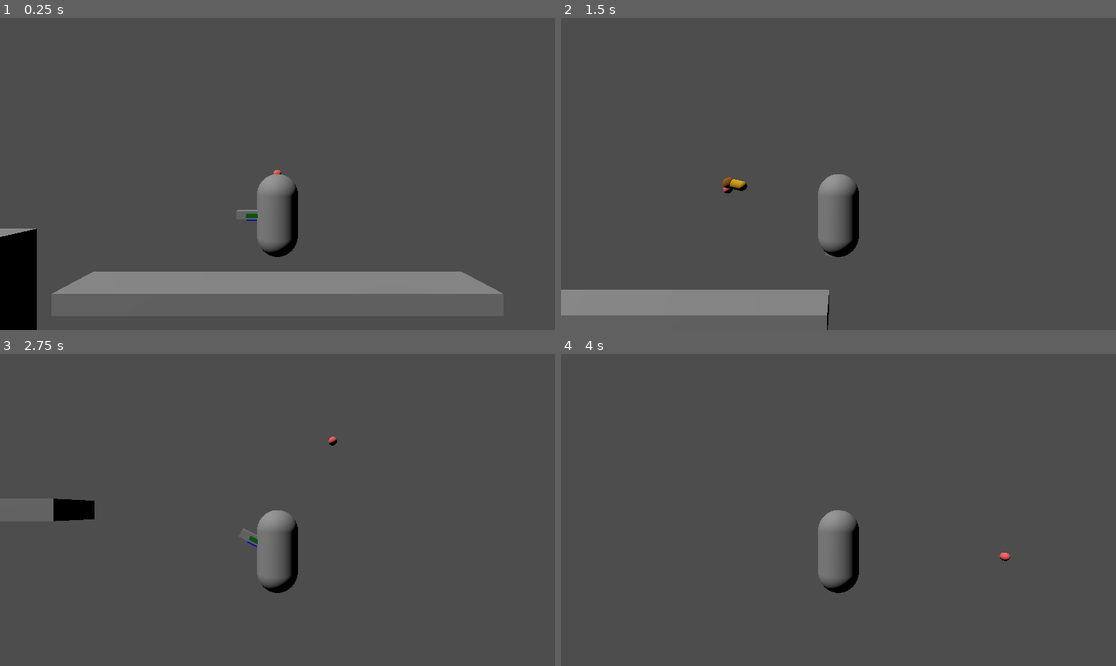
Above: before the commit, frames 1-4 (two rows, left to right).
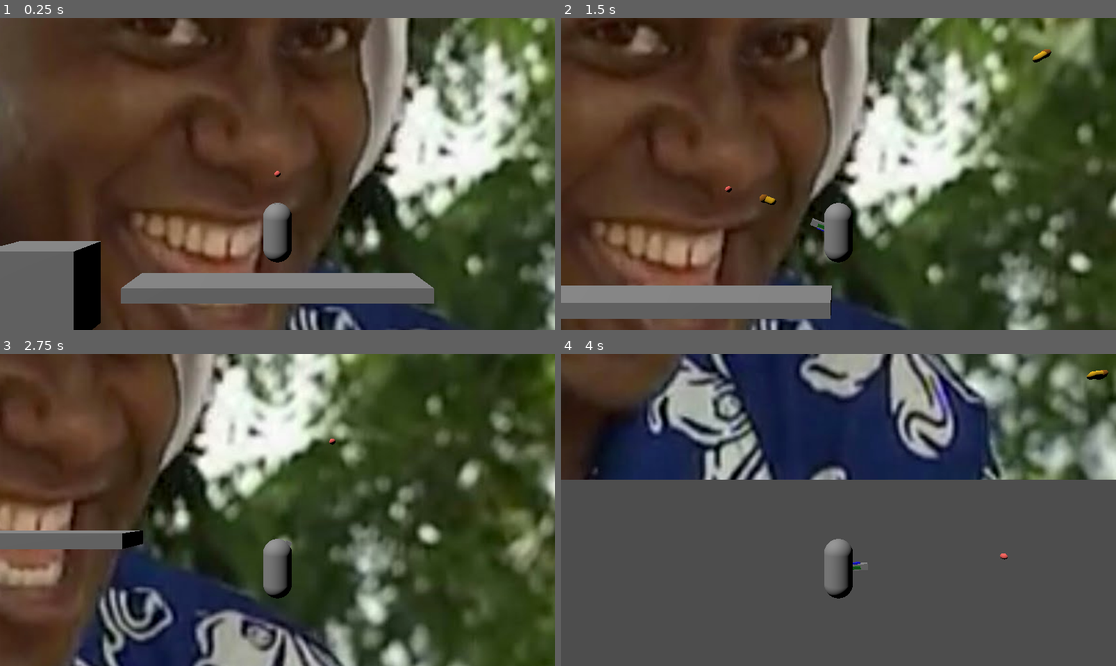
Above: after the commit, the same moments.

Repository: kzzss/ProjectBolt
Game: Godot game, scene res://Scenes/main.tscn
The game is run twice, just before and just after one commit, with the same random seed, the same clock (stepped at 60 frames per second) and the same inputs.
Inputs (mouse positions are in pixels of both pictures, inside the frame that each line leads up to):
- Up to frame 1 (0.25 s): no input
- Up to frame 2 (1.5 s): move the mouse to (960, 158) at 0.52 s; hold D (right) 0.53-1.28 s; click (960, 158) at 0.6 s; tap Space (jump) at 0.77 s; move the mouse to (727, 189) at 1.27 s; hold S (down) from 1.28 s (still down); click (727, 189) at 1.35 s
- Up to frame 3 (2.75 s): tap Space (jump) at 1.52 s; move the mouse to (333, 441) at 2.02 s; release S (down) at 2.03 s; hold D (right) from 2.03 s (still down); click (333, 441) at 2.1 s
- Up to frame 4 (4 s): move the mouse to (810, 572) at 2.77 s; release D (right) at 2.78 s; hold W (up) 2.78-3.53 s; click (810, 572) at 2.85 s; tap Space (jump) at 3.02, 3.77 s; move the mouse to (1005, 556) at 3.52 s; hold A (left) from 3.53 s (still down); click (1005, 556) at 3.6 s

The runs differ from the first frame. In frame 1, 90% of the frame differs, in the area x 0-100%, y 0-100%; in frame 2, 93%; in frame 3, 92%; in frame 4, 38%.

Commit message:
added jetpack and rotation fix

Diff:
--- a/ProjectBolt/Misc/small_projectile.tscn
+++ b/ProjectBolt/Misc/small_projectile.tscn
@@ -23,14 +23,15 @@
 speed = 50
 
 [node name="CollisionShape3D" type="CollisionShape3D" parent="."]
-shape = SubResource("BoxShape3D_cic1j")
+shape = SubResource("BoxShape3D_qh10n")
 
 [node name="MeshInstance3D" type="MeshInstance3D" parent="."]
 transform = Transform3D(0.8, 0, 0, 0, -3.49691e-08, -0.8, 0, 0.8, -3.49691e-08, 0, 0, 0.624)
-mesh = SubResource("CapsuleMesh_0c3t4")
+mesh = SubResource("CapsuleMesh_gh7u5")
 
-[node name="MeshInstance3D" type="MeshInstance3D" parent="MeshInstance3D"]
-transform = Transform3D(1.2, 0, 0, 0, 1.2, 0, 0, 0, 1.2, 0, -0.786104, 3.43617e-08)
-mesh = SubResource("SphereMesh_wqq0x")
+[node name="MeshInstance3D2" type="MeshInstance3D" parent="."]
+transform = Transform3D(0.96, 0, 0, 0, -4.19629e-08, -0.96, 0, 0.96, -4.19629e-08, 0, -1.77636e-15, -0.00488323)
+mesh = SubResource("SphereMesh_2vt33")
+skeleton = NodePath("../MeshInstance3D")
 
 [connection signal="body_entered" from="." to="." method="_on_body_entered"]
--- a/ProjectBolt/Player/player.gd
+++ b/ProjectBolt/Player/player.gd
@@ -3,6 +3,8 @@
 
 @export var move_speed = 7.0
 @export var jump_strength = 5
+@export var thrust_strength = 14
+@export var fuel = 60
 @export var acceleration = 100.0
 @export var friction = 100.0
 
@@ -19,7 +21,7 @@
 		var sp = smallProjectile.instantiate()
 		owner.add_child(sp)
 		sp.transform = $WeaponPivot/ProjectileSpawn.global_transform
-		sp.velocity = -sp.transform.basis.x * sp.speed
+		sp.velocity = -sp.transform.basis.z * sp.speed
 
 	if Input.is_action_just_released("shoot"):
 		$ChargeTimer.stop()
@@ -32,27 +34,30 @@
 		var bp = bigProjectile.instantiate()
 		owner.add_child(bp)
 		bp.transform = $WeaponPivot/ProjectileSpawn.global_transform
-		bp.velocity = -bp.transform.basis.x * bp.speed
+		bp.velocity = -bp.transform.basis.z * bp.speed
 
 		chargeStatus = 0
 
+	print(fuel)
+
 
 func _physics_process(delta):
-	# Add the gravity.
+
 	if not is_on_floor():
 		velocity.y -= gravity * delta
+
+	if is_on_floor() and fuel < 60:
+		fuel_reset()
 
 
 	if Input.is_action_just_pressed("jump") and is_on_floor():
 		velocity.y = jump_strength
 
+	if Input.is_action_pressed("thrust") and fuel > 0:
+		velocity.y += thrust_strength * delta
+		fuel -= 1
 
-#	var input_dir = Input.get_vector("left", "right", "up", "down")
-#	var direction = (transform.basis * Vector3(input_dir.x, 0, 0)).normalized()
-#	if direction:
-#		velocity.x = direction.x * move_speed
-#	else:
-#		velocity.x = move_toward(velocity.x, 0, move_speed)
+
 
 	var input_vector = 0
 	input_vector =Input.get_action_strength("right") - Input.get_action_strength("left")
@@ -62,8 +67,10 @@
 	else:
 		velocity = Vector3(move_toward(velocity.x, 0, friction * delta),velocity.y, velocity.z)
 
-	print(velocity)
 	move_and_slide()
+
+func fuel_reset():
+		fuel = fuel + 2
 
 
 func _on_charge_timer_timeout():
--- a/ProjectBolt/Player/player.tscn
+++ b/ProjectBolt/Player/player.tscn
@@ -40,10 +40,10 @@
 script = ExtResource("2_a4i3h")
 
 [node name="ProjectileSpawn" type="Node3D" parent="WeaponPivot"]
-transform = Transform3D(-1.31134e-08, 0, -0.3, 0, 0.3, 0, 0.3, 0, -1.31134e-08, 0, 0, -1)
+transform = Transform3D(0.3, 0, 0, 0, 0.3, 0, 0, 0, 0.3, 0, 0, -1)
 
 [node name="MeshInstance3D" type="MeshInstance3D" parent="WeaponPivot"]
-transform = Transform3D(1, 0, 0, 0, 0.2, 0, 0, 0, 0.2, -0.5, 0, 0)
+transform = Transform3D(-4.37114e-08, 0, -0.2, 0, 0.2, 0, 1, 0, -8.74228e-09, 0, 0, -0.5)
 mesh = SubResource("BoxMesh_0tqk7")
 
 [node name="MeshInstance3D" type="MeshInstance3D" parent="WeaponPivot/MeshInstance3D"]
@@ -55,8 +55,8 @@
 mesh = SubResource("BoxMesh_mgq8o")
 
 [node name="Camera3D" type="Camera3D" parent="."]
-transform = Transform3D(1, 0, 0, 0, 1, 0, 0, 0, 1, 0, 0, 5)
-v_offset = 1.0
+transform = Transform3D(1, 0, 0, 0, 1, 0, 0, 0, 1, 0, 0, 7)
+v_offset = 2.0
 
 [node name="gizmo" type="MeshInstance3D" parent="."]
 transform = Transform3D(0.2, 0, 0, 0, 0.2, 0, 0, 0, 0.2, 0, 0, 0)
--- a/ProjectBolt/Scenes/main.tscn
+++ b/ProjectBolt/Scenes/main.tscn
@@ -1,6 +1,7 @@
-[gd_scene load_steps=5 format=3 uid="uid://dks7n30f3n08v"]
+[gd_scene load_steps=6 format=3 uid="uid://dks7n30f3n08v"]
 
 [ext_resource type="PackedScene" uid="uid://q83tfivj774n" path="res://Player/player.tscn" id="1_n2ind"]
+[ext_resource type="Texture2D" uid="uid://c0du0uwlwdopi" path="res://Assets/maxresdefault (1).jpg" id="2_b8ecj"]
 
 [sub_resource type="BoxMesh" id="BoxMesh_1bh07"]
 
@@ -31,11 +32,15 @@
 [node name="CharacterBody3D" parent="." instance=ExtResource("1_n2ind")]
 transform = Transform3D(1, 0, 0, 0, 1, 0, 0, 0, 1, 0, 2.22714, 0)
 
-[node name="Area3D" type="Area3D" parent="CharacterBody3D"]
-transform = Transform3D(15, 0, 0, 0, 10, 0, 0, 0, 0.014, 0, 0, 0)
+[node name="AimArea" type="Area3D" parent="CharacterBody3D"]
+transform = Transform3D(20, 0, 0, 0, 20, 0, 0, 0, 0.1, 0, 0, 0)
 
-[node name="CollisionShape3D" type="CollisionShape3D" parent="CharacterBody3D/Area3D"]
+[node name="CollisionShape3D" type="CollisionShape3D" parent="CharacterBody3D/AimArea"]
 shape = SubResource("BoxShape3D_skejm")
 
 [node name="DirectionalLight3D" type="DirectionalLight3D" parent="."]
 transform = Transform3D(0.86438, -0.19842, -0.462035, 0.502839, 0.341084, 0.794238, 0, -0.918853, 0.3946, 0, 0, 0)
+
+[node name="Sprite3D" type="Sprite3D" parent="."]
+transform = Transform3D(5, 0, 0, 0, 5, 0, 0, 0, 5, 0, 4.856, -3.645)
+texture = ExtResource("2_b8ecj")
--- a/ProjectBolt/Materials/shader2dtut.tscn
+++ b/ProjectBolt/Shader/shader2dtut.tscn
@@ -1,6 +1,6 @@
-[gd_scene load_steps=4 format=3 uid="uid://dsd1x15xmli6s"]
+[gd_scene load_steps=4 format=3]
 
-[ext_resource type="Shader" path="res://test.gdshader" id="1_7626u"]
+[ext_resource type="Shader" path="res://Shader/test.gdshader" id="1_7626u"]
 [ext_resource type="Texture2D" uid="uid://bg0c1ii200hi0" path="res://icon.svg" id="2_dktj6"]
 
 [sub_resource type="ShaderMaterial" id="ShaderMaterial_u6bte"]
--- a/ProjectBolt/project.godot
+++ b/ProjectBolt/project.godot
@@ -51,6 +51,11 @@
 "events": [Object(InputEventKey,"resource_local_to_scene":false,"resource_name":"","device":0,"window_id":0,"alt_pressed":false,"shift_pressed":false,"ctrl_pressed":false,"meta_pressed":false,"pressed":false,"keycode":0,"physical_keycode":83,"unicode":0,"echo":false,"script":null)
 ]
 }
+thrust={
+"deadzone": 0.5,
+"events": [Object(InputEventKey,"resource_local_to_scene":false,"resource_name":"","device":0,"window_id":0,"alt_pressed":false,"shift_pressed":false,"ctrl_pressed":false,"meta_pressed":false,"pressed":false,"keycode":0,"physical_keycode":4194325,"unicode":0,"echo":false,"script":null)
+]
+}
 
 [layer_names]
 
Binary file added: ProjectBolt/Assets/maxresdefault (1).jpg
Not shown, added: ProjectBolt/Assets/maxresdefault (1).jpg.import
Not shown: 2 places in ProjectBolt/Misc/big_projectile.tscn that only renumber resources
Not shown: 1 places in ProjectBolt/Misc/small_projectile.tscn that only renumber resources
Renamed: ProjectBolt/test.gdshader -> ProjectBolt/Shader/test.gdshader
